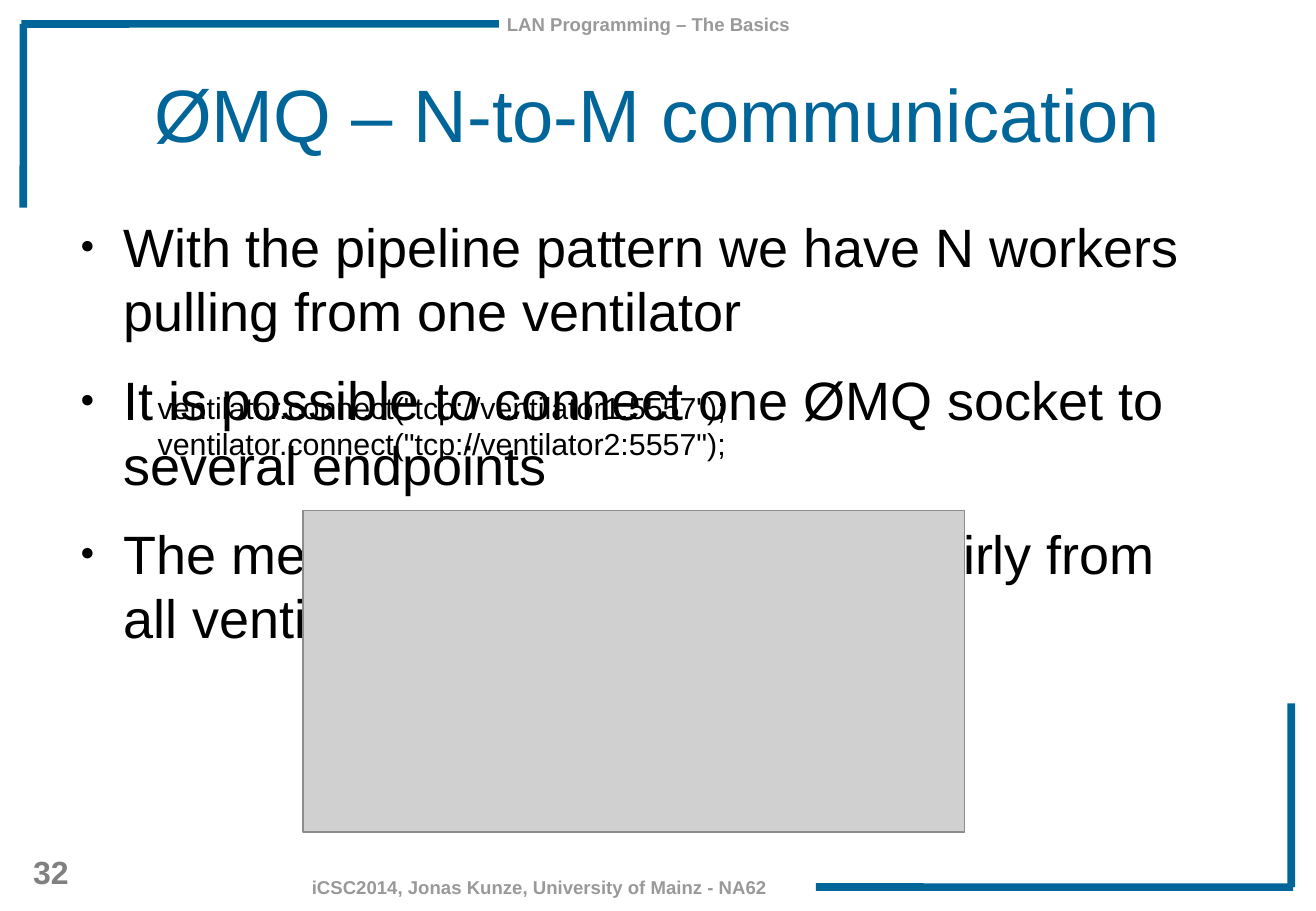
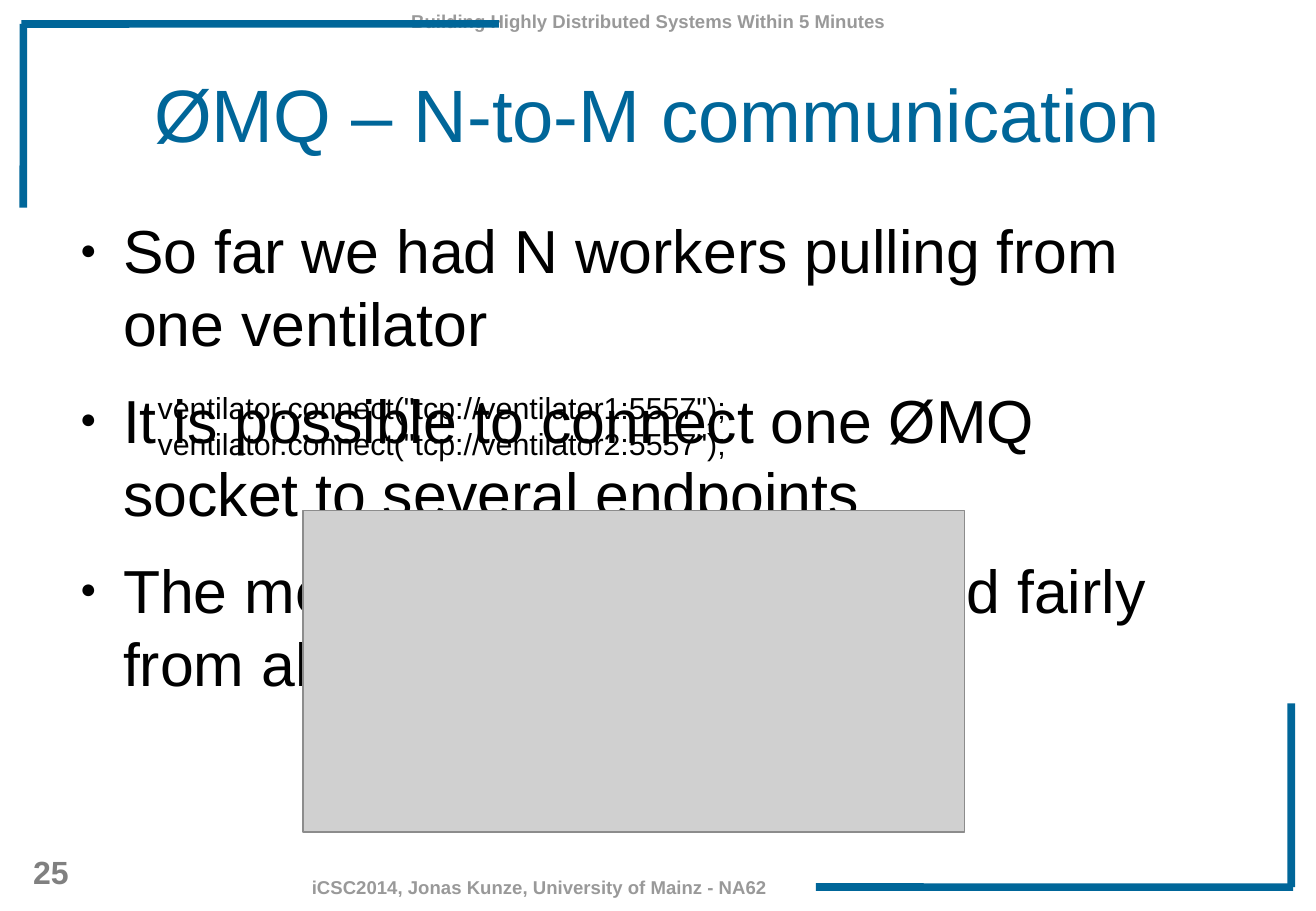
Before and after one commit to JonasKunze/icsc2014, a slide deck: slide 25 of iCSC-2014-Network-Libraries.odp (slide 32 before the commit). Drawn at 1316x911 pixels with LibreOffice and Linux fonts; fonts in the diff are those of the drawing; grey boxes stand for pictures; background and template pictures are left out. Boxes give left, top, right and bottom in pixels: in the first picture for what was removed or moved away, otherwise in the second. Text is boxed around its words. In the diff, an @@ line names an element or a change of style, - is before the commit and + after.

Commit message:
Bigger fonts, interruct coalescing plot, summary slides

```diff
--- a/iCSC-2014-Network-Libraries.odp
+++ b/iCSC-2014-Network-Libraries.odp
@@ text at [411, 14, 885, 33]: text changed @@
-LAN Programming – The Basics
+Building Highly Distributed Systems Within 5 Minutes
@@ text at [123, 229, 1118, 347]: text changed; size 32 to 36 pt @@
-● With the pipeline pattern we have N workers pulling from one ventilator
+● So far we had N workers pulling from one ventilator
@@ text at [123, 397, 1145, 697]: size 32 to 36 pt in "It is possible to connect one ØMQ ...", "The messages will be scheduled fairly from ..." @@
@@ page number at [33, 861, 69, 884]: text changed @@
-32
+25
```
Also in this commit, not shown: 32 other slides changed, 6 slides added, 14 slides removed, 30 other files.
